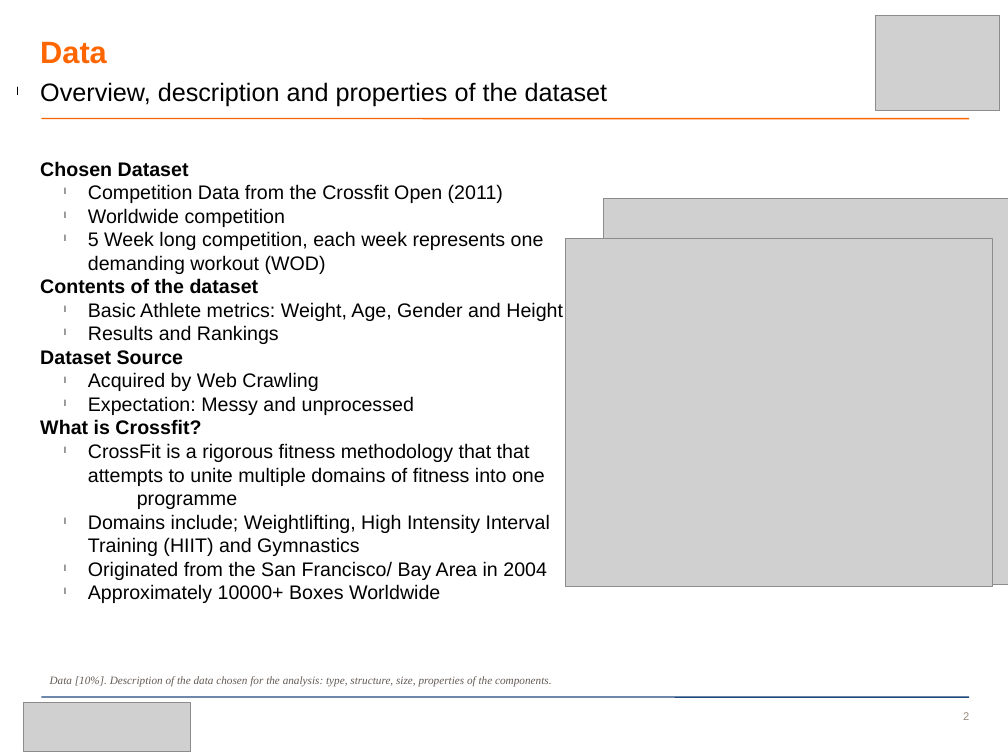
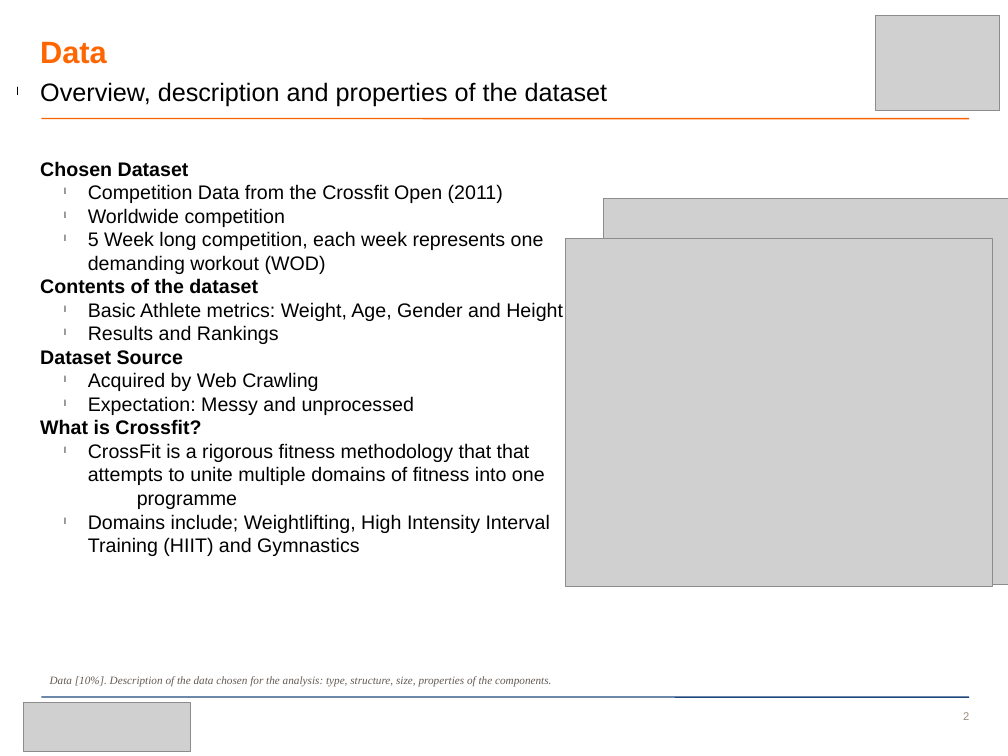
Before and after one commit to AkiraKane/CityUniversity2014, a slide deck: slide 2 of Visual_Analytics/Visual_Analytics_Powerpoint.pptx. Drawn at 1008x756 pixels with LibreOffice and Linux fonts; fonts in the diff are those of the drawing; grey boxes stand for pictures; background and template pictures are left out. Boxes give left, top, right and bottom in pixels: in the first picture for what was removed or moved away, otherwise in the second. Text is boxed around its words. In the diff, an @@ line names an element or a change of style, - is before the commit and + after.

```diff
--- a/Visual_Analytics/Visual_Analytics_Powerpoint.pptx
+++ b/Visual_Analytics/Visual_Analytics_Powerpoint.pptx
@@ text at [88, 561, 547, 603]: paragraphs removed @@
-  l Originated from the San Francisco/ Bay Area in 2004
-  l Approximately 10000+ Boxes Worldwide
```
Also in this commit, not shown: 4 other slides changed, 1 slide added, 1 slide removed, 4 other files.
